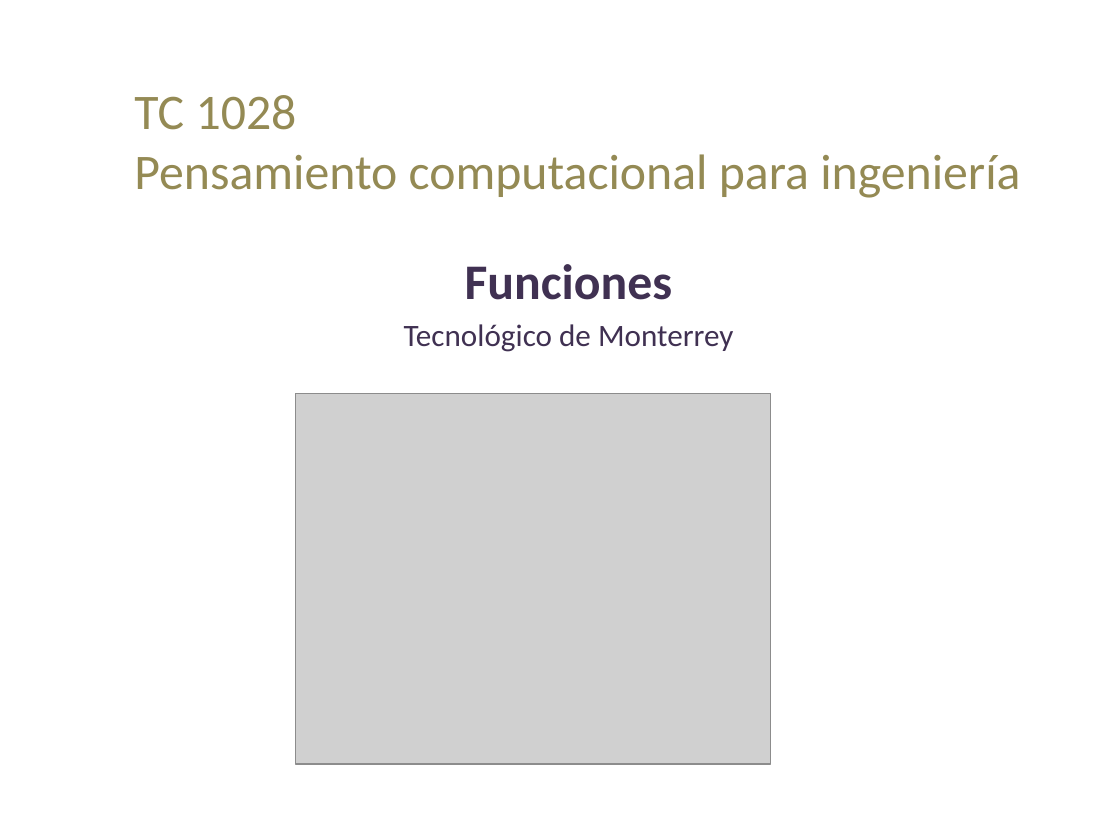
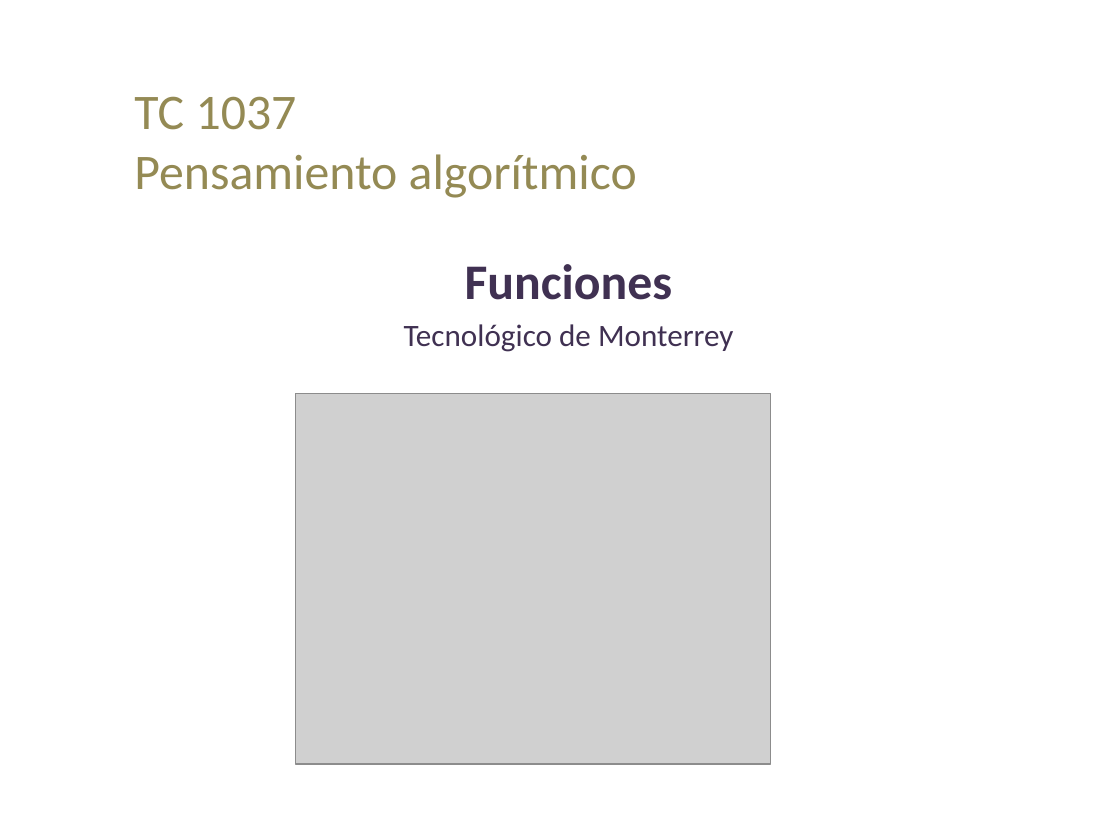
Before and after one commit to lizetheP/PensamientoC, a slide deck: slide 1 of CalendarioAgo2026/presentaciones/6_Funciones.pptx. Drawn at 1120x840 pixels with LibreOffice and Linux fonts; fonts in the diff are those of the drawing; grey boxes stand for pictures. Boxes give left, top, right and bottom in pixels: in the first picture for what was removed or moved away, otherwise in the second. Text is boxed around its words. In the diff, an @@ line names an element or a change of style, - is before the commit and + after.

```diff
--- a/CalendarioAgo2026/presentaciones/6_Funciones.pptx
+++ b/CalendarioAgo2026/presentaciones/6_Funciones.pptx
@@ title at [134, 96, 637, 198]: text changed @@
-TC 1028
-Pensamiento computacional para ingeniería
+TC 1037
+Pensamiento algorítmico
```
Also in this commit, not shown: 15 other files.
